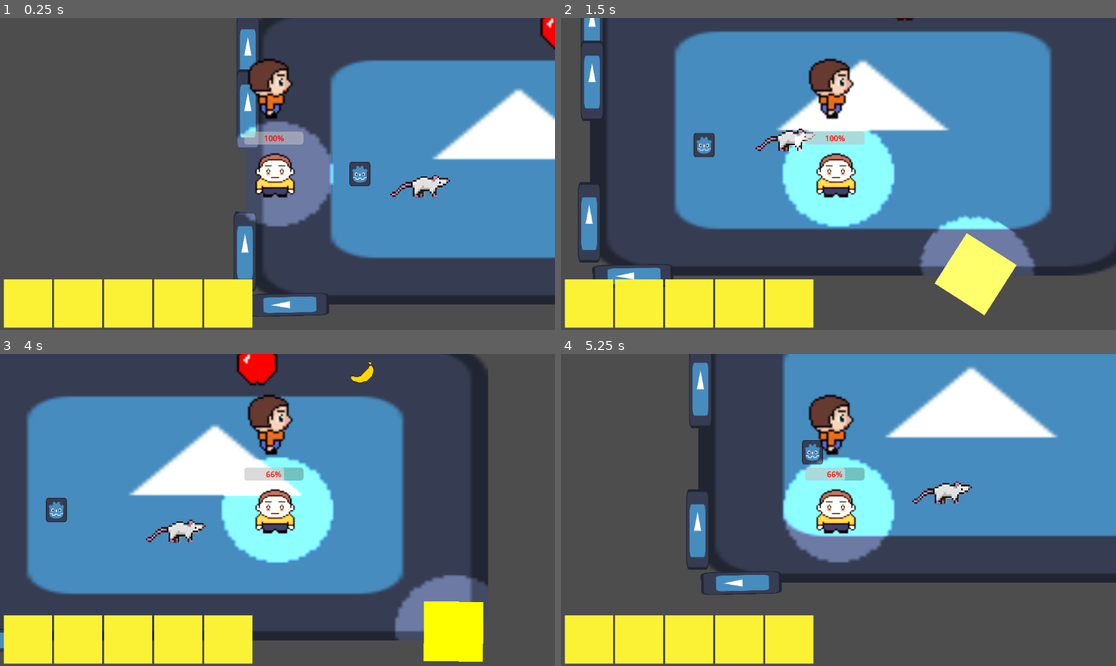
Above: before the commit, frames 1-4 (two rows, left to right).
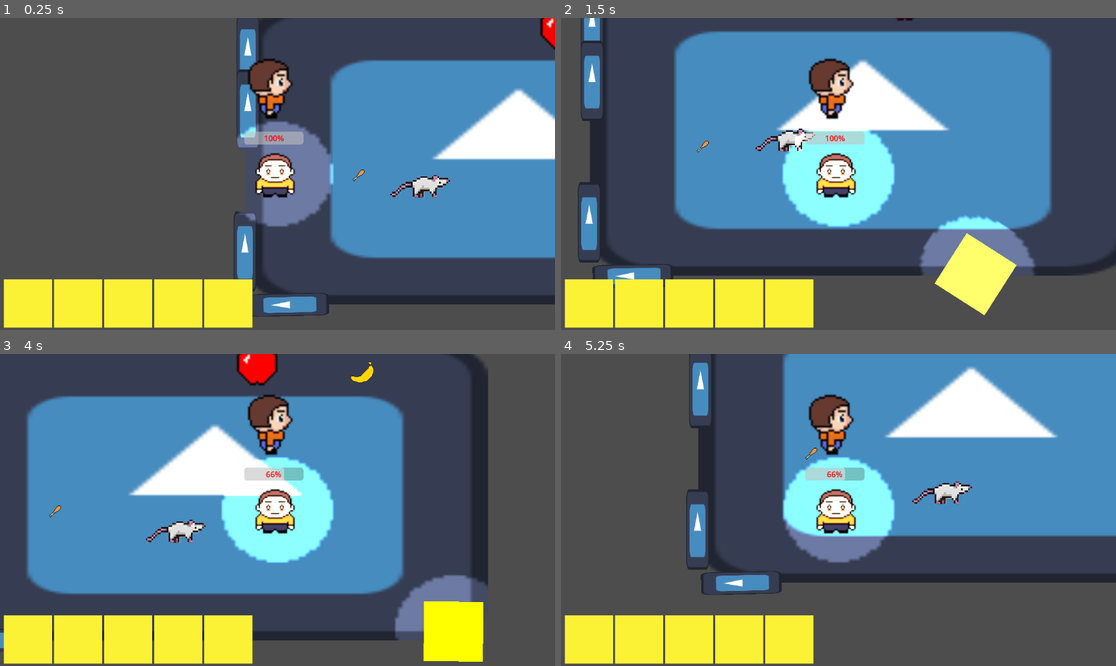
Above: after the commit, the same moments.

Repository: bryanmejiapalma/The-Matrix-Studio
Game: Godot game, scene res://game.tscn
Same seed, same stepped clock (60 frames per second), same inputs: the game is played once before the commit and once after it. The engine's default icon, where the game draws it, is replaced by a stand-in: a white triangle on a blue panel in a dark square.
Inputs (mouse positions are in pixels of both pictures, inside the frame that each line leads up to):
- Up to frame 1 (0.25 s): no input
- Up to frame 2 (1.5 s): move the mouse to (960, 158) at 0.52 s; hold D (ui_right) 0.53-1.28 s; hold Shift (boost) 0.53-1.28 s; click (960, 158) at 0.67 s; move the mouse to (727, 189) at 1.27 s; hold S (ui_down) from 1.28 s (still down); tap E (interact) at 1.35 s
- Up to frame 3 (4 s): move the mouse to (333, 441) at 2.02 s; release S (ui_down) at 2.03 s; hold D (ui_right) 2.03-2.78 s; hold Shift (boost) 2.03-2.78 s; move the mouse to (249, 572) at 2.77 s; hold W (ui_up) 2.78-3.53 s; tap E (interact) at 2.85 s; click (249, 572) at 2.92 s; move the mouse to (444, 556) at 3.52 s; hold A (ui_left) from 3.53 s (still down); hold Shift (boost) from 3.53 s (still down)
- Up to frame 4 (5.25 s): move the mouse to (672, 463) at 4.27 s; release Shift (boost) at 4.28 s; tap E (interact) at 4.35 s; move the mouse to (866, 510) at 5.02 s; release A (ui_left) at 5.03 s; hold S (ui_down) from 5.03 s (still down); hold Shift (boost) from 5.03 s (still down); click (866, 510) at 5.17 s

The runs differ from the first frame. In frame 1, 0.2% of the frame differs, in the area x 62-67%, y 46-54%; in frame 2, 0.2%; in frame 3, 0.2%; in frame 4, 0.2%.

Commit message:
done with animation

Diff:
--- a/Player.tscn
+++ b/Player.tscn
@@ -1,9 +1,12 @@
-[gd_scene load_steps=13 format=3 uid="uid://o6yxgp3jif0q"]
+[gd_scene load_steps=25 format=3 uid="uid://o6yxgp3jif0q"]
 
 [ext_resource type="Script" uid="uid://caku1i4c3k7ue" path="res://player.gd" id="1_kpjcp"]
 [ext_resource type="Texture2D" uid="uid://datblw6l7qxr" path="res://Sprite-0002.png" id="2_kne1u"]
 [ext_resource type="PackedScene" uid="uid://bhjm0wh2aj3d3" path="res://player_view.tscn" id="3_kne1u"]
+[ext_resource type="Texture2D" uid="uid://l8x57r8e7r5w" path="res://playerupNdown-Sheet.png" id="4_dtqjt"]
 [ext_resource type="Texture2D" uid="uid://g50imq46tvsh" path="res://sidewalking-Sheet.png" id="4_e80uo"]
+[ext_resource type="Texture2D" uid="uid://kkyg42k5res0" path="res://Sprite-0002-Sheet 2.png" id="4_tdg3f"]
+[ext_resource type="Texture2D" uid="uid://cwpx6jtsnea0d" path="res://behindwalking-Sheet.png" id="6_dtqjt"]
 
 [sub_resource type="RectangleShape2D" id="RectangleShape2D_kne1u"]
 size = Vector2(81, 36)
@@ -13,6 +16,30 @@
 
 [sub_resource type="CircleShape2D" id="CircleShape2D_kne1u"]
 radius = 38.013157
+
+[sub_resource type="AtlasTexture" id="AtlasTexture_r3kul"]
+atlas = ExtResource("4_dtqjt")
+region = Rect2(0, 0, 100, 100)
+
+[sub_resource type="AtlasTexture" id="AtlasTexture_jatw7"]
+atlas = ExtResource("4_dtqjt")
+region = Rect2(100, 0, 100, 100)
+
+[sub_resource type="AtlasTexture" id="AtlasTexture_rv870"]
+atlas = ExtResource("4_dtqjt")
+region = Rect2(200, 0, 100, 100)
+
+[sub_resource type="AtlasTexture" id="AtlasTexture_wi0c6"]
+atlas = ExtResource("4_tdg3f")
+region = Rect2(0, 0, 100, 100)
+
+[sub_resource type="AtlasTexture" id="AtlasTexture_hp6x6"]
+atlas = ExtResource("4_tdg3f")
+region = Rect2(100, 0, 100, 100)
+
+[sub_resource type="AtlasTexture" id="AtlasTexture_3tkgg"]
+atlas = ExtResource("4_tdg3f")
+region = Rect2(200, 0, 100, 100)
 
 [sub_resource type="AtlasTexture" id="AtlasTexture_cxr5p"]
 atlas = ExtResource("4_e80uo")
@@ -30,11 +57,46 @@
 atlas = ExtResource("4_e80uo")
 region = Rect2(300, 0, 100, 100)
 
+[sub_resource type="AtlasTexture" id="AtlasTexture_l6ohk"]
+atlas = ExtResource("6_dtqjt")
+region = Rect2(0, 0, 100, 100)
+
+[sub_resource type="AtlasTexture" id="AtlasTexture_oudfo"]
+atlas = ExtResource("6_dtqjt")
+region = Rect2(100, 0, 100, 100)
+
+[sub_resource type="AtlasTexture" id="AtlasTexture_d6rpx"]
+atlas = ExtResource("6_dtqjt")
+region = Rect2(200, 0, 100, 100)
+
 [sub_resource type="SpriteFrames" id="SpriteFrames_wi0c6"]
 animations = [{
-"frames": [],
+"frames": [{
+"duration": 1.0,
+"texture": SubResource("AtlasTexture_r3kul")
+}, {
+"duration": 1.0,
+"texture": SubResource("AtlasTexture_jatw7")
+}, {
+"duration": 1.0,
+"texture": SubResource("AtlasTexture_rv870")
+}],
 "loop": true,
 "name": &"default",
+"speed": 5.0
+}, {
+"frames": [{
+"duration": 1.0,
+"texture": SubResource("AtlasTexture_wi0c6")
+}, {
+"duration": 1.0,
+"texture": SubResource("AtlasTexture_hp6x6")
+}, {
+"duration": 1.0,
+"texture": SubResource("AtlasTexture_3tkgg")
+}],
+"loop": true,
+"name": &"walk_down",
 "speed": 5.0
 }, {
 "frames": [{
@@ -51,8 +113,22 @@
 "texture": SubResource("AtlasTexture_5ncpa")
 }],
 "loop": true,
-"name": &"walk",
+"name": &"walk_left_right",
 "speed": 6.0
+}, {
+"frames": [{
+"duration": 1.0,
+"texture": SubResource("AtlasTexture_l6ohk")
+}, {
+"duration": 1.0,
+"texture": SubResource("AtlasTexture_oudfo")
+}, {
+"duration": 1.0,
+"texture": SubResource("AtlasTexture_d6rpx")
+}],
+"loop": true,
+"name": &"walk_up",
+"speed": 5.0
 }]
 
 [node name="Player" type="CharacterBody2D"]
@@ -117,7 +193,7 @@
 position = Vector2(-25, -71.000015)
 scale = Vector2(4, 4)
 sprite_frames = SubResource("SpriteFrames_wi0c6")
-animation = &"walk"
-frame_progress = 0.40691712
+animation = &"walk_left_right"
+frame_progress = 0.8892623
 
 [connection signal="timeout" from="Timer" to="." method="_on_timer_timeout"]
--- a/baseball_bat.tscn
+++ b/baseball_bat.tscn
@@ -1,10 +1,46 @@
-[gd_scene load_steps=4 format=3 uid="uid://tveac6mrpxec"]
+[gd_scene load_steps=9 format=3 uid="uid://tveac6mrpxec"]
 
 [ext_resource type="Script" uid="uid://cfov5mddgkvf7" path="res://baseball_bat.gd" id="1_b3ktl"]
-[ext_resource type="Texture2D" uid="uid://tk812s6gc6oo" path="res://baseball_bat_image.svg" id="2_b3ktl"]
+[ext_resource type="Texture2D" uid="uid://dcfrxsj0g2my2" path="res://bat-Sheet.png" id="2_b3ktl"]
 
 [sub_resource type="RectangleShape2D" id="RectangleShape2D_b3ktl"]
 size = Vector2(78.76596, 607.74774)
+
+[sub_resource type="AtlasTexture" id="AtlasTexture_xsksd"]
+atlas = ExtResource("2_b3ktl")
+region = Rect2(0, 0, 32, 32)
+
+[sub_resource type="AtlasTexture" id="AtlasTexture_ipc8w"]
+atlas = ExtResource("2_b3ktl")
+region = Rect2(32, 0, 32, 32)
+
+[sub_resource type="AtlasTexture" id="AtlasTexture_mosod"]
+atlas = ExtResource("2_b3ktl")
+region = Rect2(64, 0, 32, 32)
+
+[sub_resource type="AtlasTexture" id="AtlasTexture_1pv8v"]
+atlas = ExtResource("2_b3ktl")
+region = Rect2(96, 0, 32, 32)
+
+[sub_resource type="SpriteFrames" id="SpriteFrames_2d28b"]
+animations = [{
+"frames": [{
+"duration": 1.0,
+"texture": SubResource("AtlasTexture_xsksd")
+}, {
+"duration": 1.0,
+"texture": SubResource("AtlasTexture_ipc8w")
+}, {
+"duration": 1.0,
+"texture": SubResource("AtlasTexture_mosod")
+}, {
+"duration": 1.0,
+"texture": SubResource("AtlasTexture_1pv8v")
+}],
+"loop": true,
+"name": &"default",
+"speed": 5.0
+}]
 
 [node name="baseball bat" type="Area2D"]
 collision_layer = 6
@@ -14,7 +50,6 @@
 [node name="BatSprite2D" type="Sprite2D" parent="."]
 unique_name_in_owner = true
 scale = Vector2(0.3381294, 0.39799342)
-texture = ExtResource("2_b3ktl")
 
 [node name="CollisionShape2D" type="CollisionShape2D" parent="."]
 unique_name_in_owner = true
@@ -22,3 +57,6 @@
 rotation = 0.7704033
 scale = Vector2(0.3381294, 0.39799342)
 shape = SubResource("RectangleShape2D_b3ktl")
+
+[node name="AnimatedSprite2D" type="AnimatedSprite2D" parent="."]
+sprite_frames = SubResource("SpriteFrames_2d28b")
--- a/player.gd
+++ b/player.gd
@@ -34,7 +34,7 @@
 	var vertical_input := Input.get_axis("ui_up", "ui_down")
 	var horizontal_input := Input.get_axis("ui_left", "ui_right")
 
-	# --- UPDATED SPRINT LOGIC ---
+	# --- UPDATED SPRINT LOGsIC ---
 	var current_speed = WALK_SPEED
 
 	# Check if boost is pressed AND we have stamina left
Binary file added: Sprite-0002-Sheet 2.png
Not shown, added: Sprite-0002-Sheet 2.png.import
Binary file added: bat-Sheet.png
Not shown, added: bat-Sheet.png.import
Binary file added: behindwalking-Sheet.png
Not shown, added: behindwalking-Sheet.png.import
Binary file added: playerupNdown-Sheet.png
Not shown, added: playerupNdown-Sheet.png.import
